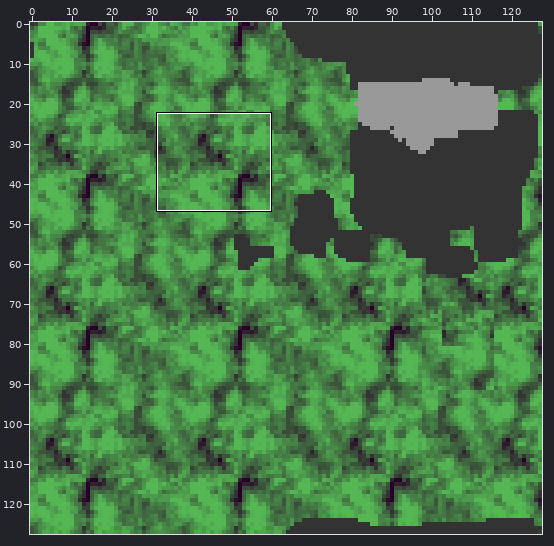
Sprite sheet: Assets/Scenes/Aloïs/Grass Scale/GrassScaleWest.png. Above: a wide view before the commit, with the close-up outlined.
Close-up. Before the edit:
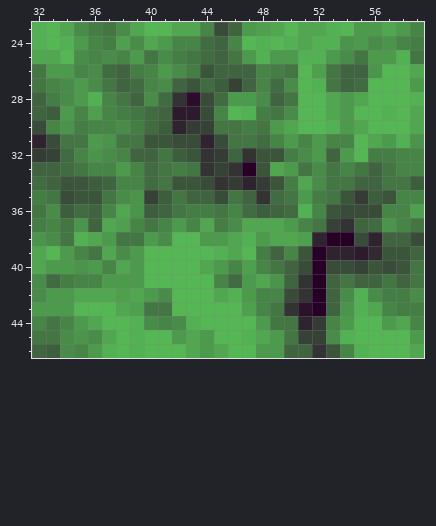
The file is 128x128 pixels. Colours within 5 levels of each other are drawn and written as one. Shown: x 32..59, y 23..46.
After the commit:
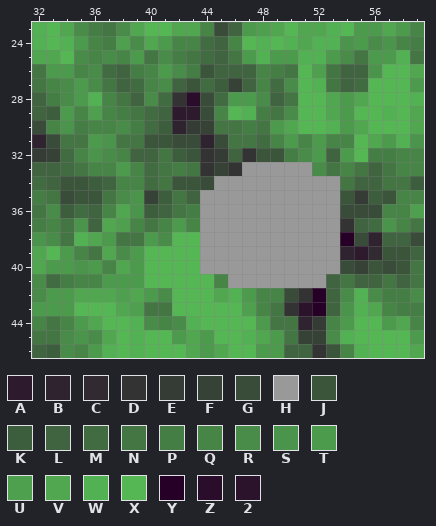
Palette (. is transparent): A #2d1b2d  B #2f232f  C #312a31  D #333333  E #353c35  F #364236  G #394b39  H #999999  J #3b553b  K #3d5e3d  L #3f643f  M #416c41  N #437643  P #457e45  Q #478547  R #498b49  S #4b944b  T #4c9a4c  U #4ea04e  V #50a750  W #52b152  X #54b754  Y #270027  Z #2a0d2a  2 #2b132b
Difference:
The author changed colour B to colour H in row 34 at x 47; in row 38 at x 52; in row 39 at x 53.
The author changed colour D to colour H in row 34 at x 45; in row 35 at x 48; in row 41 at x 51.
The author changed colour E to colour H in row 34 at x 46 and 48.
The author changed colour F to colour H in row 37 at x 53.
The author changed colour G to colour H in row 35 at x 45; in row 40 at x 51 and 53.
The author changed colour J to colour H in row 33 at x 48; in row 34 at x 49; in row 36 at x 53; in row 39 at x 51.
The author changed colour K to colour H in row 36 at x 48.
The author changed colour L to colour H in row 35 at x 44 and 47; in row 36 at x 49; in row 39 at x 49; in rows 40 to 41 at x 50.
The author changed colour M to colour H in row 35 at x 49; in row 36 at x 47 and 50; in row 41 at x 46.
The author changed colour N to colour H in row 33 at x 51; in row 34 at x 53; in row 35 at x 46, 50 and 53; in row 36 at x 45; in row 37 at x 52; in row 40 at x 49.
The author changed colour P to colour H in row 34 at x 50; in row 35 at x 52; in row 36 at x 44; in row 37 at x 45; in row 39 at x 48.
The author changed colour Q to colour H in row 36 at x 46 and 52; in row 37 at x 51; in row 39 at x 50; in row 40 at x 46 and 48.
The author changed colour R to colour H in row 34 at x 52; in row 37 at x 46.
The author changed colour S to colour H in row 41 at x 49.
The author changed colour T to colour H in row 33 at x 50; in row 35 at x 51; in row 37 at x 50; in row 38 at x 44 to 45 and 48; in row 40 at x 45; in row 41 at x 47.
The author changed colour U to colour H in row 38 at x 51; in row 40 at x 47.
The author changed colour V to colour H in row 33 at x 49; in row 34 at x 51; in row 37 at x 44 and 47 to 49; in row 38 at x 46 and 49 to 50; in row 39 at x 46; in row 40 at x 44.
The author changed colour V to colour H in row 41 at x 48.
The author changed colour W to colour H in row 36 at x 51; in row 38 at x 47; in row 39 at x 45.
The author changed colour X to colour H in row 39 at x 44 and 47.
The author changed colour Y to colour H in row 33 at x 47; in row 38 at x 53; in rows 39 to 41 at x 52.
Changed places in both close-ups, as pixel boxes (x1, y1, x2, y2):
changed: (200, 162, 340, 288)
